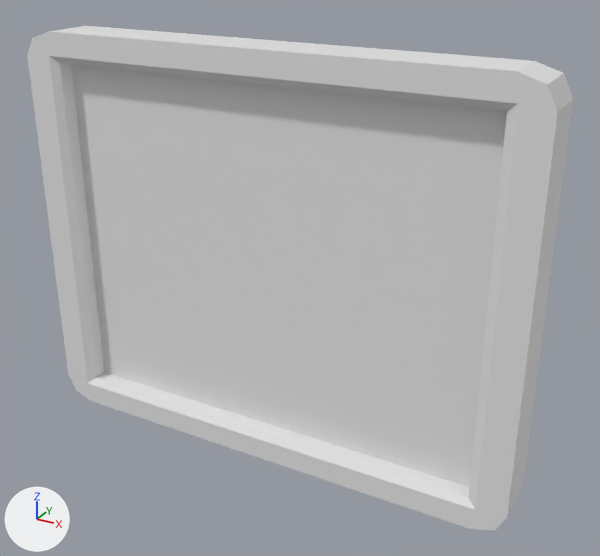
The FBX model Assets/Visuals/Models/Station/Tech_Monitor.fbx: old version first, new version second.
Before and after are seen from a 50 mm lens placed at (0.74, -1.341, 0.601), pointed at (0.044, -0.075, -0.032). Lighting does not change. The marker at lower left points along +X, +Y and +Z. Where no turn or scale is listed for an object, it has been applied to the vertices.

In view in the first picture: 'Tech_Monitor'.
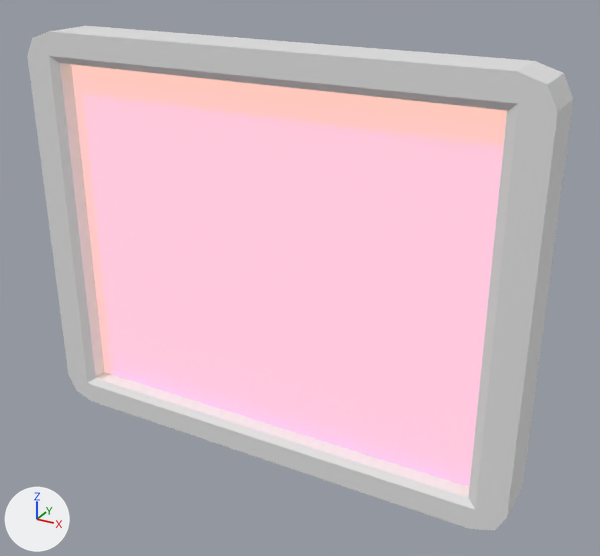
What the commit changed:
Material 'Emission' (mat_emission) is new.
Its base color is (0.0, 0.00242, 0.8) (blue #0008e7).
Its emission color is (1.0, 0.568, 0.265) (beige #ffc78d).
Its emission strength is 1.0.
Material 'Default' (mat_default) is new.
Its base color is (0.8, 0.8, 0.8) (white #e7e7e7).
me_cube_025 has 52 vertices, 50 faces and spans x -0.5..0.5, y -0.166..0.0, z -0.4..0.4.
me_cube_025 is used by ob_tech_monitor; location (0.0, 0.0, 0.0).
me_cube_025 part 1: the 1 face centred in x 0.0, y -0.127, z 0.0 switches from no material to mat_emission (blue #0008e7).
me_cube_025 now uses material mat_default (white #e7e7e7).
me_cube_025 now uses material mat_emission (blue #0008e7).

Boxes [x1, y1, x2, y2] around the edits, measured in the pictures (600 x 556 px):
part 1 of me_cube_025, recoloured: [71, 64, 507, 487] in both
